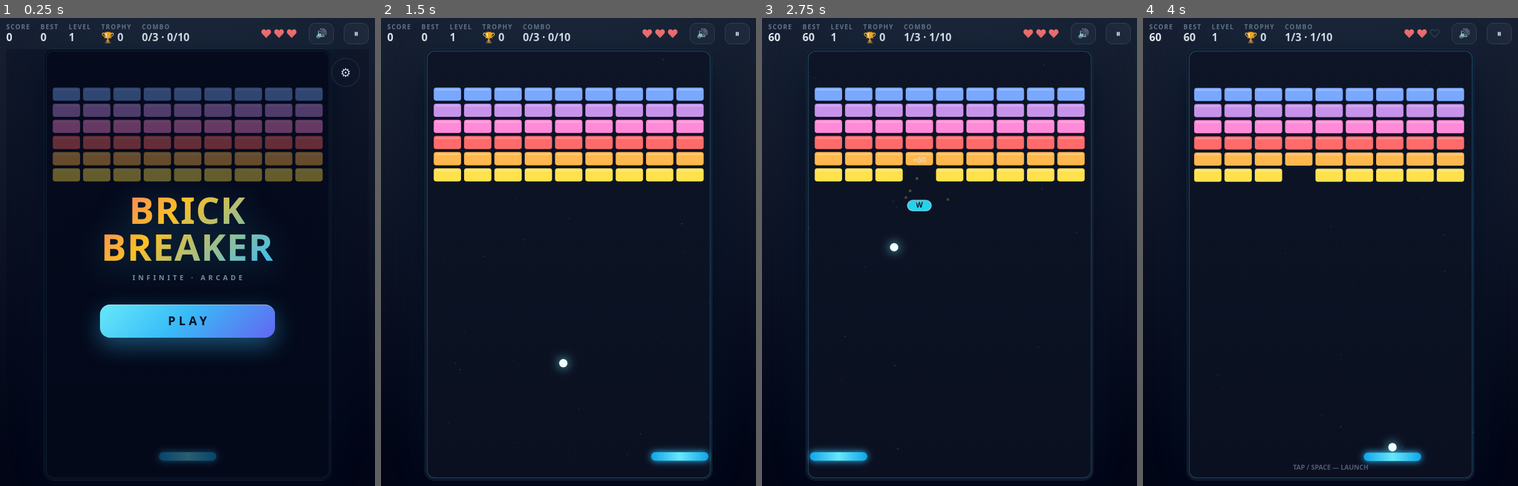
Above: before the commit, frames 1-4 (left to right).
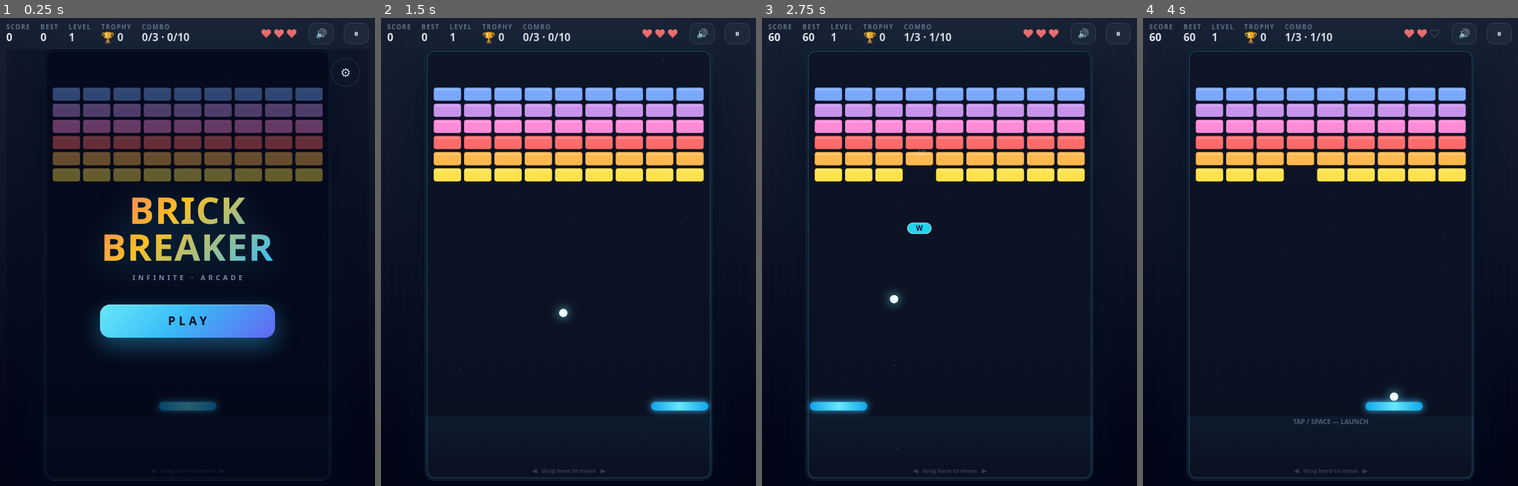
Above: after the commit, the same moments.

Repository: abdurrab70/bricks-game
Game: browser game, page index.html
Two runs of this game, one before a commit and one after it. Both use one fixed random seed, a clock stepped at 60 frames per second and the inputs below.
Inputs (mouse positions are in pixels of both pictures, inside the frame that each line leads up to):
- Up to frame 1 (0.25 s): no input
- Up to frame 2 (1.5 s): click "PLAY" at 0.27 s; hold Right from 1.03 s (still down); click (568, 308) at 1.07 s
- Up to frame 3 (2.75 s): release Right at 1.53 s; hold Down 1.58-1.85 s; click (893, 219) at 1.67 s; hold Left 1.9-2.47 s; click (1005, 200) at 2.27 s; hold Up from 2.52 s (still down)
- Up to frame 4 (4 s): release Up at 2.82 s; click (1371, 350) at 2.87 s; hold Right 2.87-3.53 s; click (1259, 373) at 3.47 s; hold Up 3.58-3.82 s; hold Left from 3.87 s (still down)

The runs differ from the first frame. In frame 1, 0.8% of the frame differs, in the area x 42-58%, y 81-96%; in frame 2, 1.4%; in frame 3, 1.7%; in frame 4, 4.5%, in the area x 13-87%, y 14-98%.

Commit message:
code update

Diff:
--- a/architech.js
+++ b/architech.js
@@ -152,7 +152,15 @@
     trophies: 0,
     trophyT: 0,
   };
-  const paddle = { x: GAME_W / 2, y: GAME_H - 46, w: 96, baseW: 96, h: 14 };
+  // ✅ PADDLE এখন উপরে তোলা হয়েছে (আঙুলের জন্য জায়গা)
+  const PADDLE_Y_OFFSET = 130; // ← এখানে কম/বেশি করতে পারো (110–150)
+  const paddle = {
+    x: GAME_W / 2,
+    y: GAME_H - PADDLE_Y_OFFSET,
+    w: 96,
+    baseW: 96,
+    h: 14,
+  };
   let balls = [],
     bricks = [],
     powerups = [],
@@ -210,33 +218,32 @@
     const mid = (COLS - 1) / 2;
     switch (p) {
       case 0:
-        return true; // full wall
+        return true;
       case 1:
         return (
           Math.abs(c - mid) <= mid * (1 - r / Math.max(rows - 1, 1)) + 0.51
-        ); // pyramid
+        );
       case 2:
-        return (r + c) % 2 === 0; // checker
+        return (r + c) % 2 === 0;
       case 3:
-        return c <= 2 || c >= COLS - 3; // twin towers
+        return c <= 2 || c >= COLS - 3;
       case 4:
         return (
           Math.abs(c - mid) / mid +
             Math.abs(r - (rows - 1) / 2) / Math.max((rows - 1) / 2, 1) <=
           1.3
-        ); // diamond
+        );
       case 5:
-        return (c + r) % 4 < 2; // diagonal stripes
+        return (c + r) % 4 < 2;
       case 6:
-        return c % 2 === 0; // columns
+        return c % 2 === 0;
       case 7: {
-        // X shape
         const dx = Math.abs(c - mid) / mid;
         const dy = Math.abs(r - (rows - 1) / 2) / Math.max((rows - 1) / 2, 1);
         return Math.abs(dx - dy) < 0.34;
       }
       default:
-        return r === 0 || r === rows - 1 || c === 0 || c === COLS - 1; // hollow frame
+        return r === 0 || r === rows - 1 || c === 0 || c === COLS - 1;
     }
   }
   function levelRng(lv) {
@@ -269,7 +276,6 @@
       }
       cells.push(row);
     }
-    // 1-3 seeded random flips: prottek level er layout unique rakhte
     if (lv > 1) {
       const flips = 1 + Math.floor(rng() * 3);
       for (let i = 0; i < flips; i++) {
@@ -455,7 +461,7 @@
     }
   }
 
-  /* ================= combo milestones (har 3 brick = bonus ball, har 10 = advanced power) ================= */
+  /* ================= combo milestones ================= */
   const ADV_POOL = ["fireball", "megalaser", "blitz", "megapaddle"];
   const ADV_INFO = {
     fireball: {
@@ -976,6 +982,22 @@
       ctx.fillStyle = "rgba(148,163,184," + a.toFixed(3) + ")";
       ctx.fillRect(s.x, yy, s.r, s.r);
     }
+
+    // ✅ নিচের touch zone hint (paddle উপরে তোলার কারণে)
+    const tzTop = paddle.y + paddle.h + 10;
+    if (tzTop < GAME_H - 20) {
+      const g = ctx.createLinearGradient(0, tzTop, 0, GAME_H);
+      g.addColorStop(0, "rgba(56,189,248,0.06)");
+      g.addColorStop(1, "rgba(56,189,248,0)");
+      ctx.fillStyle = g;
+      ctx.fillRect(0, tzTop, GAME_W, GAME_H - tzTop);
+      ctx.fillStyle = "rgba(124,138,165,0.35)";
+      ctx.font = "600 10px system-ui,sans-serif";
+      ctx.textAlign = "center";
+      ctx.textBaseline = "middle";
+      ctx.fillText("◀   drag here to move   ▶", GAME_W / 2, GAME_H - 14);
+    }
+
     ctx.strokeStyle = "rgba(56,189,248,0.22)";
     ctx.lineWidth = 2;
     rr(3, 3, GAME_W - 6, GAME_H - 6, 12);
@@ -1152,10 +1174,11 @@
     if (S.state === "menu") {
       dim(0.45);
     } else if (S.state === "serve") {
+      // ✅ paddle উপরে তোলা হয়েছে, তাই launch hint-ও উপরে আনলাম
       text(
         "TAP / SPACE — LAUNCH",
         GAME_W / 2,
-        700,
+        paddle.y + 34,
         11,
         "#7c8aa5",
         "800",
@@ -1329,6 +1352,10 @@
   canvas.addEventListener("pointerdown", (e) => {
     e.preventDefault();
     ac();
+    // touch-এও paddle সোজা আঙুলের নিচে চলে আসবে
+    const r = canvas.getBoundingClientRect();
+    if (r.width > 0)
+      pointerX = clamp(((e.clientX - r.left) / r.width) * GAME_W, 0, GAME_W);
     primaryAction();
   });
   canvas.addEventListener("contextmenu", (e) => e.preventDefault());
